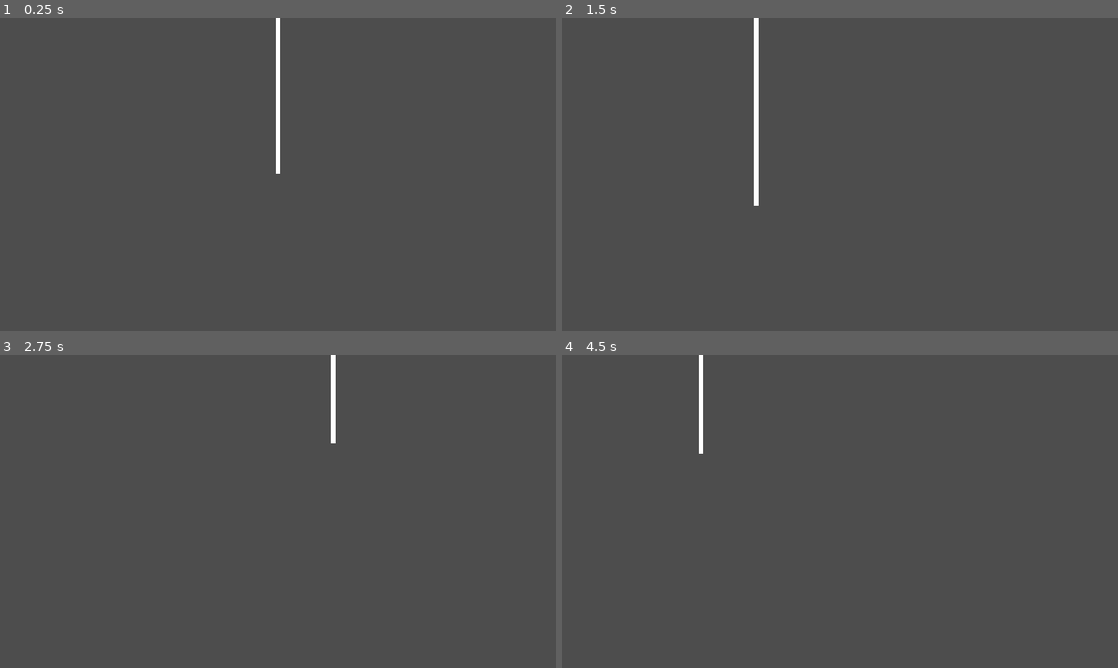
Above: before the commit, frames 1-4 (two rows, left to right).
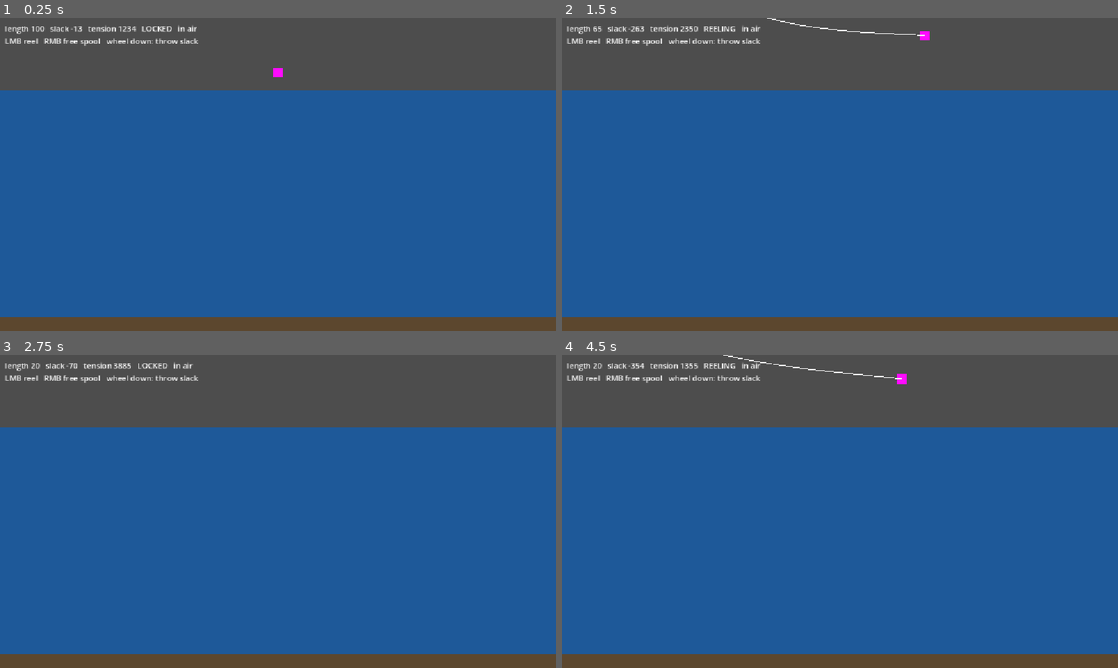
Above: after the commit, the same moments.

Repository: BryantSteed/Found-Fishin
Game: Godot game, scene res://water/water.tscn
The game is run twice, just before and just after one commit, with the same random seed, the same clock (stepped at 60 frames per second) and the same inputs.
Inputs (mouse positions are in pixels of both pictures, inside the frame that each line leads up to):
- Up to frame 1 (0.25 s): no input
- Up to frame 2 (1.5 s): tap Enter at 0.5 s; move the mouse to (962, 158) at 0.52 s; click (962, 158) at 0.67 s; drag from (728, 190) to (812, 237) at 1.27 s
- Up to frame 3 (2.75 s): move the mouse to (333, 442) at 2.02 s; click (333, 442) at 2.17 s
- Up to frame 4 (4.5 s): drag from (812, 574) to (673, 464) at 2.77 s; move the mouse to (1006, 558) at 3.52 s; click (1006, 558) at 3.67 s; drag from (673, 464) to (756, 433) at 4.27 s

The runs differ from the first frame. In frame 1, 78% of the frame differs, in the area x 0-100%, y 0-100%; in frame 2, 78%; in frame 3, 78%; in frame 4, 78%.

Commit message:
created some rudimentary logic for displaying the fishing line and physics logic for the hook movements

Diff:
--- /dev/null
+++ b/hook/hook.gd
@@ -0,0 +1,49 @@
+class_name Hook
+extends RigidBody2D
+
+enum Spool { LOCKED, REELING, FREE }
+
+@export var min_length := 20.0
+@export var max_length := 800.0
+@export var reel_speed := 150.0
+@export var stiffness := 60.0
+@export var line_damping := 8.0
+@export var water_drag := 0.02
+
+var anchor := Vector2.ZERO
+var line_length := 100.0
+var spool := Spool.LOCKED
+var tension := 0.0   # 0 while slack
+var in_water := false
+
+func slack() -> float:
+	return line_length - global_position.distance_to(anchor)
+
+func give_slack(amount: float) -> void:
+	line_length = minf(line_length + amount, max_length)
+
+func _physics_process(delta: float) -> void:
+	var to_anchor := anchor - global_position
+	var dist_to_anchor := to_anchor.length()
+
+	match spool:
+		Spool.REELING:
+			line_length = maxf(line_length - reel_speed * delta, min_length)
+		Spool.FREE:
+			# Pay out line whenever the hook pulls, so it never goes taut
+			line_length = minf(maxf(line_length, dist_to_anchor), max_length)
+
+	# The line only pulls, never pushes
+	tension = 0.0
+	if dist_to_anchor > line_length:
+		var dir_to_anchor := to_anchor / dist_to_anchor
+		var stretch := dist_to_anchor - line_length
+		# This is the radial velocity coefficient.
+		var vel_along := linear_velocity.dot(dir_to_anchor)
+		tension = maxf(stretch * stiffness - vel_along * line_damping, 0.0)
+		apply_central_force(dir_to_anchor * tension * mass)
+
+	# Quadratic water drag on top of the water Area2D's linear damp
+	if in_water:
+		var v := linear_velocity
+		apply_central_force(-v * v.length() * water_drag * mass)
--- a/hook/hook.tscn
+++ b/hook/hook.tscn
@@ -1,4 +1,6 @@
 [gd_scene format=3 uid="uid://teoh1sfpx7o"]
+
+[ext_resource type="Script" uid="uid://dl24umdc51eum" path="res://hook/hook.gd" id="1_hook"]
 
 [sub_resource type="PhysicsMaterial" id="PhysicsMaterial_5aq51"]
 
@@ -6,6 +8,7 @@
 
 [node name="Hook" type="RigidBody2D" unique_id=584030165]
 physics_material_override = SubResource("PhysicsMaterial_5aq51")
+script = ExtResource("1_hook")
 
 [node name="CollisionShape2D" type="CollisionShape2D" parent="." unique_id=54416109]
 shape = SubResource("RectangleShape2D_5aq51")
--- /dev/null
+++ b/water/fishing_line.gd
@@ -0,0 +1,45 @@
+extends Line2D
+
+@export var segments := 20
+@export var hook: Hook
+@export var water_y := 150.0   # surface height in global coords
+
+var pts: PackedVector2Array
+var prev: PackedVector2Array
+
+func _ready() -> void:
+	pts.resize(segments)
+	prev.resize(segments)
+	for i in segments:
+		pts[i] = hook.global_position
+		prev[i] = pts[i]
+
+func _physics_process(delta: float) -> void:
+	var seg_len: float = hook.line_length / (segments - 1)
+
+	# Verlet integrate: underwater points sink slower and lose more velocity
+	for i in range(1, segments - 1):
+		var under := pts[i].y > water_y
+		var damp := 0.90 if under else 0.99
+		var grav := 100.0 if under else 600.0
+		var vel := (pts[i] - prev[i]) * damp
+		prev[i] = pts[i]
+		pts[i] += vel + Vector2(0, grav) * delta * delta
+
+	# Pin the ends
+	pts[0] = hook.anchor
+	pts[segments - 1] = hook.global_position
+
+	# Segments can't stretch past seg_len, but can go slack
+	for _iter in 8:
+		for i in segments - 1:
+			var d := pts[i + 1] - pts[i]
+			var l := d.length()
+			if l > seg_len:
+				var corr := d * (0.5 * (l - seg_len) / l)
+				if i != 0:
+					pts[i] += corr
+				if i + 1 != segments - 1:
+					pts[i + 1] -= corr
+
+	points = pts * get_global_transform()
--- a/water/water.gd
+++ b/water/water.gd
@@ -1,19 +1,39 @@
 extends Node2D
 
-var line: Line2D
+@export var hook: Hook
+@export var follow_speed := 10.0   # higher = anchor tracks the mouse more tightly
 
-# Called when the node enters the scene tree for the first time.
+@onready var water_area: Area2D = $WaterArea
+@onready var hud: Label = $HUD
+
 func _ready() -> void:
-	var pos := get_global_mouse_position()
-	self.line = Line2D.new()
-	line.add_point(Vector2(pos.x, 0))
-	line.add_point(Vector2(pos.x, pos.y))
-	add_child(self.line)
+	hook.anchor = Vector2(hook.global_position.x, 0.0)
+	water_area.body_entered.connect(_on_water_body_changed.bind(true))
+	water_area.body_exited.connect(_on_water_body_changed.bind(false))
 
+func _on_water_body_changed(body: Node2D, entered: bool) -> void:
+	if body is Hook:
+		body.in_water = entered
 
-# Called every frame. 'delta' is the elapsed time since the previous frame.
-func _process(delta: float) -> void:
-	var pos := get_global_mouse_position()
-	self.line.clear_points()
-	self.line.add_point(Vector2(pos.x, 0))
-	line.add_point(pos)
+func _physics_process(delta: float) -> void:
+	# Lateral only: the anchor slides along y = 0, smoothed so mouse flicks don't teleport it
+	var x := lerpf(hook.anchor.x, get_global_mouse_position().x, 1.0 - exp(-follow_speed * delta))
+	hook.anchor = Vector2(x, 0.0)
+
+	if Input.is_mouse_button_pressed(MOUSE_BUTTON_RIGHT):
+		hook.spool = Hook.Spool.FREE
+	elif Input.is_mouse_button_pressed(MOUSE_BUTTON_LEFT):
+		hook.spool = Hook.Spool.REELING
+	else:
+		hook.spool = Hook.Spool.LOCKED
+
+func _process(_delta: float) -> void:
+	hud.text = "length %.0f   slack %.0f   tension %.0f   %s   %s\nLMB reel   RMB free spool   wheel down: throw slack" % [
+		hook.line_length, hook.slack(), hook.tension,
+		Hook.Spool.keys()[hook.spool], "in water" if hook.in_water else "in air",
+	]
+
+func _unhandled_input(event: InputEvent) -> void:
+	if event is InputEventMouseButton and event.pressed \
+			and event.button_index == MOUSE_BUTTON_WHEEL_DOWN:
+		hook.give_slack(25.0)
--- a/water/water.tscn
+++ b/water/water.tscn
@@ -1,6 +1,60 @@
 [gd_scene format=3 uid="uid://cll2wes8iyms1"]
 
 [ext_resource type="Script" uid="uid://ddeiiloftpsho" path="res://water/water.gd" id="1_wjap7"]
+[ext_resource type="PackedScene" uid="uid://teoh1sfpx7o" path="res://hook/hook.tscn" id="2_hook"]
+[ext_resource type="Script" path="res://water/fishing_line.gd" id="3_line"]
 
-[node name="Water" type="Node2D" unique_id=1524918432]
+[sub_resource type="RectangleShape2D" id="RectangleShape2D_water"]
+size = Vector2(4000, 500)
+
+[sub_resource type="RectangleShape2D" id="RectangleShape2D_bed"]
+size = Vector2(4000, 40)
+
+[node name="Water" type="Node2D" node_paths=PackedStringArray("hook")]
 script = ExtResource("1_wjap7")
+hook = NodePath("Hook")
+
+[node name="WaterArea" type="Area2D" parent="."]
+position = Vector2(576, 400)
+gravity_space_override = 3
+gravity = 150.0
+linear_damp_space_override = 1
+linear_damp = 4.0
+
+[node name="CollisionShape2D" type="CollisionShape2D" parent="WaterArea"]
+shape = SubResource("RectangleShape2D_water")
+
+[node name="ColorRect" type="ColorRect" parent="WaterArea"]
+offset_left = -2000.0
+offset_top = -250.0
+offset_right = 2000.0
+offset_bottom = 250.0
+color = Color(0.12, 0.35, 0.6, 1)
+
+[node name="LakeBed" type="StaticBody2D" parent="."]
+position = Vector2(576, 640)
+
+[node name="CollisionShape2D" type="CollisionShape2D" parent="LakeBed"]
+shape = SubResource("RectangleShape2D_bed")
+
+[node name="ColorRect" type="ColorRect" parent="LakeBed"]
+offset_left = -2000.0
+offset_top = -20.0
+offset_right = 2000.0
+offset_bottom = 400.0
+color = Color(0.36, 0.28, 0.18, 1)
+
+[node name="Hook" parent="." instance=ExtResource("2_hook")]
+position = Vector2(576, 100)
+
+[node name="FishingLine" type="Line2D" parent="." node_paths=PackedStringArray("hook")]
+width = 2.0
+default_color = Color(0.95, 0.95, 0.95, 1)
+script = ExtResource("3_line")
+hook = NodePath("../Hook")
+
+[node name="HUD" type="Label" parent="."]
+offset_left = 10.0
+offset_top = 10.0
+offset_right = 800.0
+offset_bottom = 60.0
Not shown, added: hook/hook.gd.uid
Not shown, added: water/fishing_line.gd.uid
